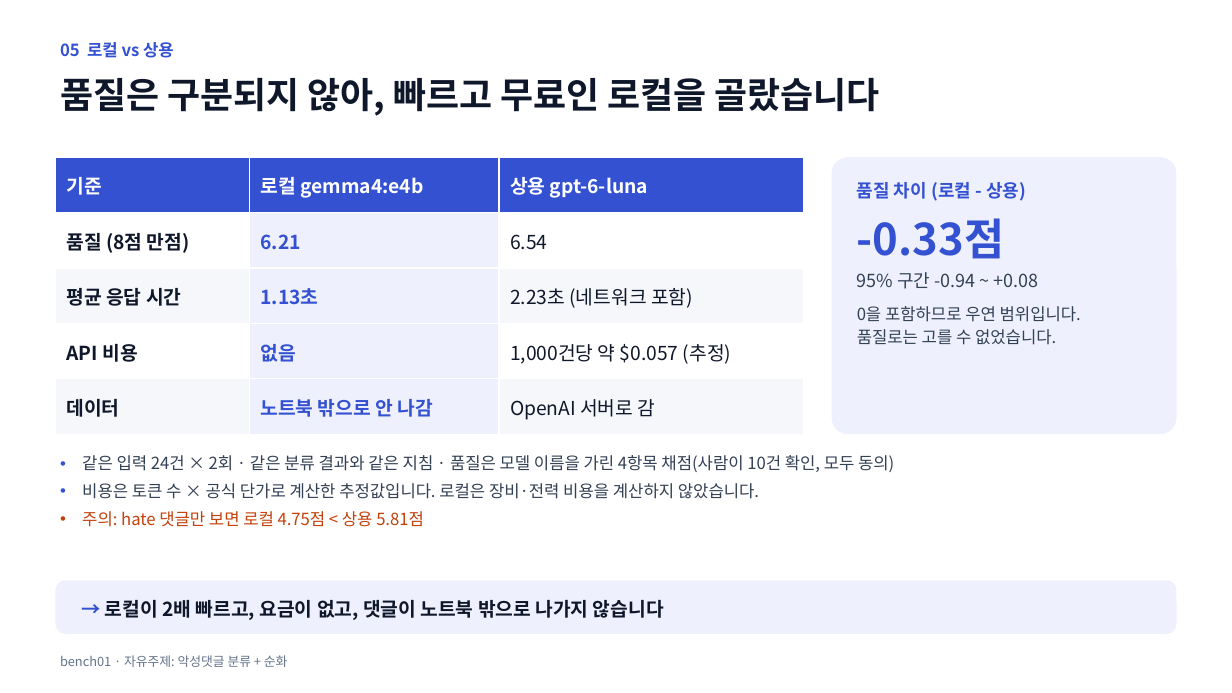
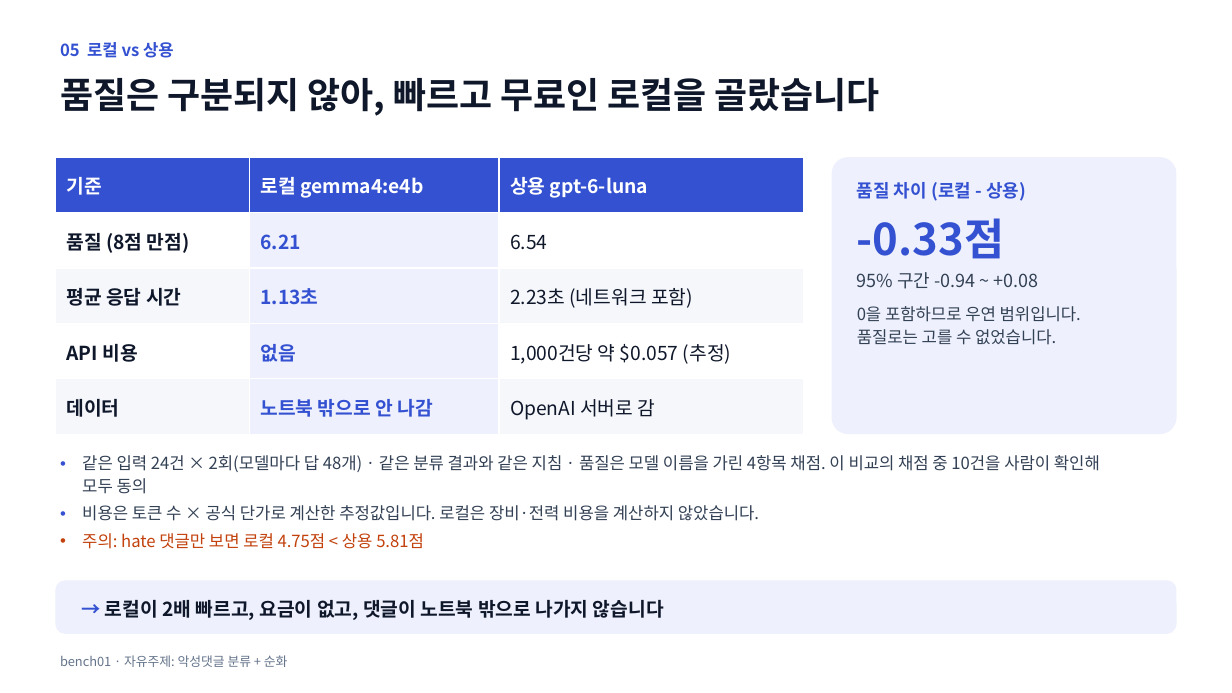
Before and after one commit to LLM-project-02/model-benchmark-lab, a slide deck: slide 6 of artifacts/step_by_step/comments/bench01/demo/bench01_comments_slides.pptx. Drawn at 1232x693 pixels with LibreOffice and Linux fonts; fonts in the diff are those of the drawing. Boxes give left, top, right and bottom in pixels: in the first picture for what was removed or moved away, otherwise in the second. Text is boxed around its words. In the diff, an @@ line names an element or a change of style, - is before the commit and + after.

```diff
--- a/artifacts/step_by_step/comments/bench01/demo/bench01_comments_slides.pptx
+++ b/artifacts/step_by_step/comments/bench01/demo/bench01_comments_slides.pptx
@@ text at (82,455,1100,494): text changed @@
-• 같은 입력 24건 × 2회 · 같은 분류 결과와 같은 지침 · 품질은 모델 이름을 가린 4항목 채점(사람이 10건 확인, 모두 동의)
+• 같은 입력 24건 × 2회(모델마다 답 48개) · 같은 분류 결과와 같은 지침 · 품질은 모델 이름을 가린 4항목 채점. 이 비교의 채점 중 10건을 사람이 확인해
+  모두 동의
```
Also in this commit, not shown: 3 other slides changed, 2 other files.
